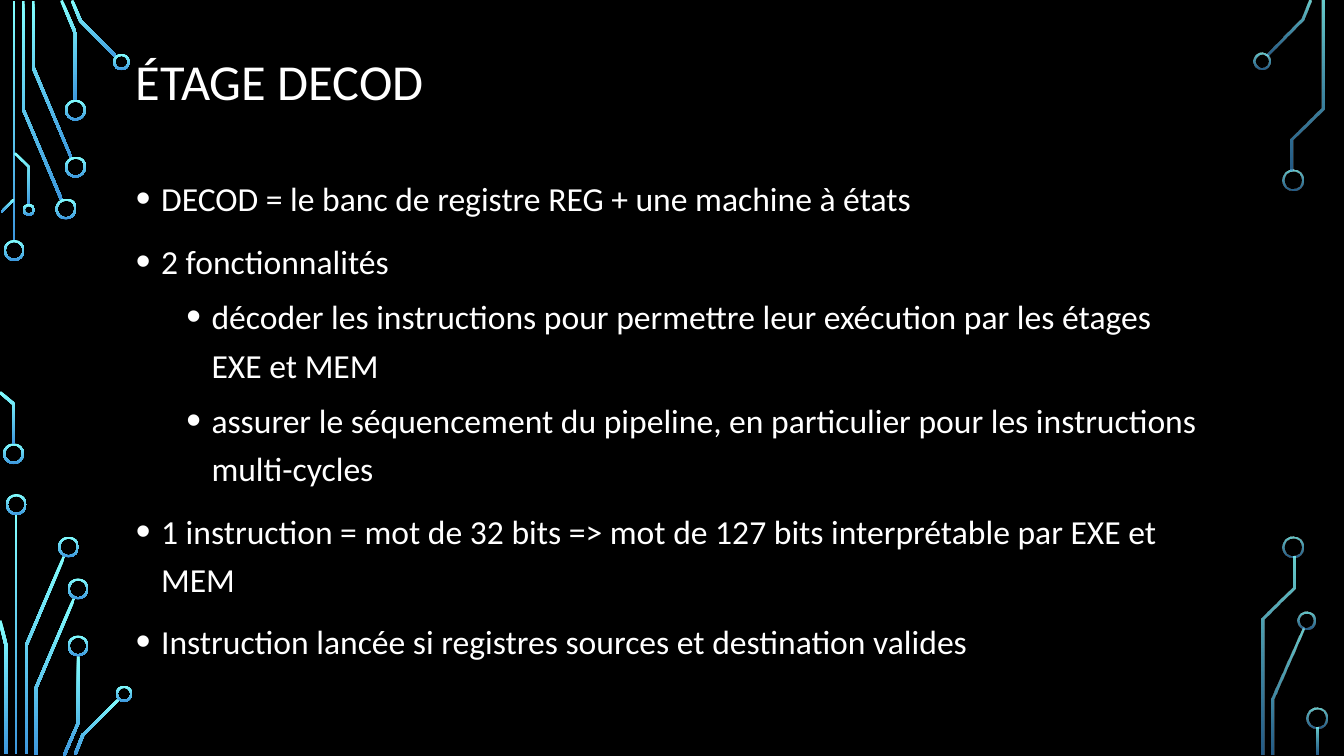
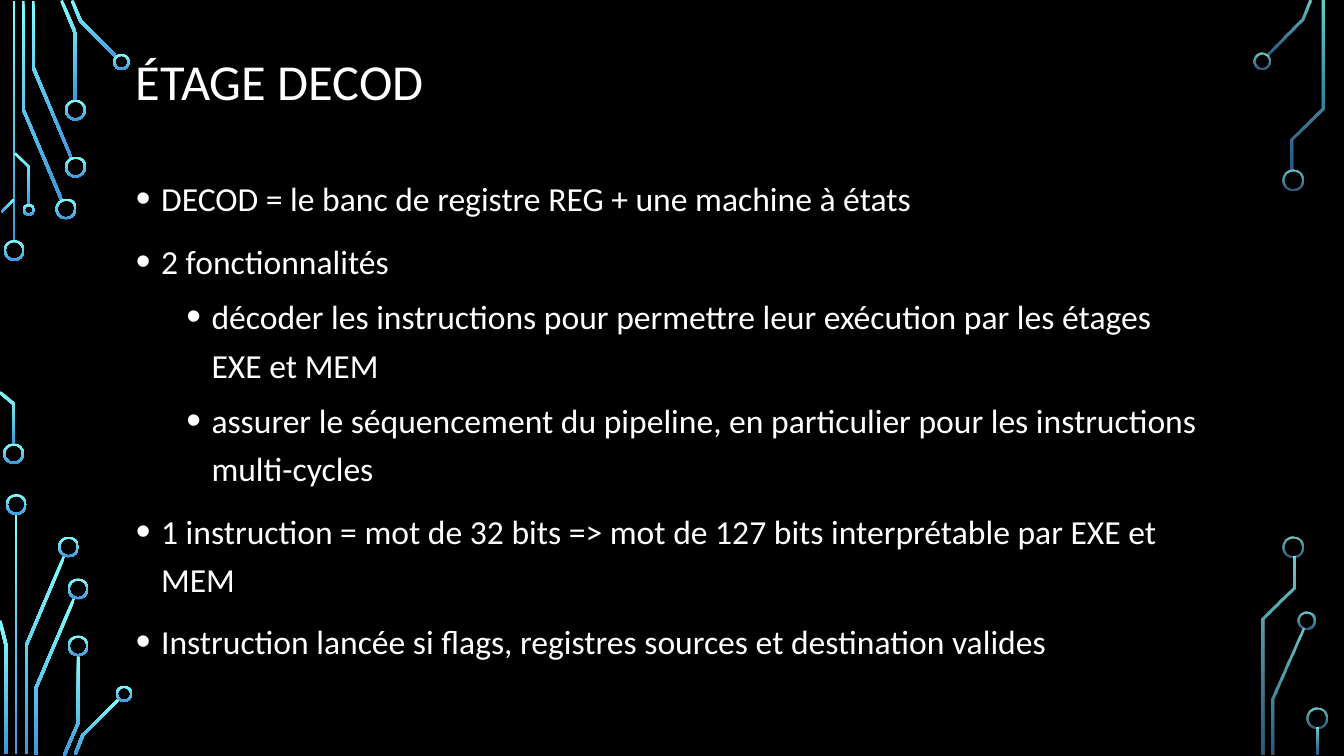
Before and after one commit to Nova-Aegis/VLSI-arm_cpu-project, a slide deck: slide 8 of rapport/VLSI-project-pres.pptx. Drawn at 1344x756 pixels with LibreOffice and Linux fonts; fonts in the diff are those of the drawing; background and template pictures are left out. Boxes give left, top, right and bottom in pixels: in the first picture for what was removed or moved away, otherwise in the second. Text is boxed around its words. In the diff, an @@ line names an element or a change of style, - is before the commit and + after.

```diff
--- a/rapport/VLSI-project-pres.pptx
+++ b/rapport/VLSI-project-pres.pptx
@@ text at [161, 630, 1046, 660]: text changed @@
-• Instruction lancée si registres sources et destination valides
+• Instruction lancée si flags, registres sources et destination valides
```
Also in this commit, not shown: 6 other slides changed, 1 slide added, 3 other files.
